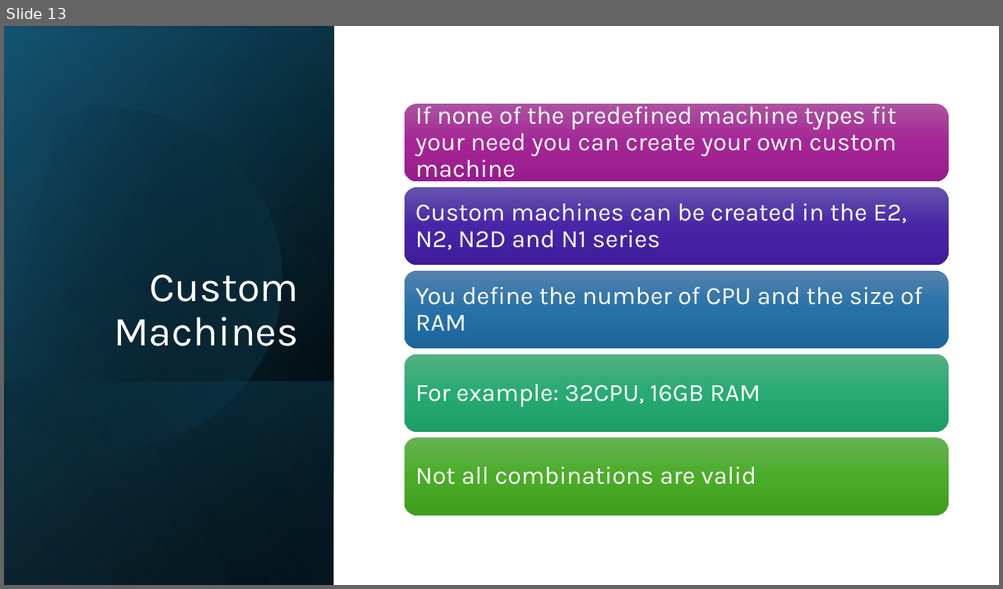
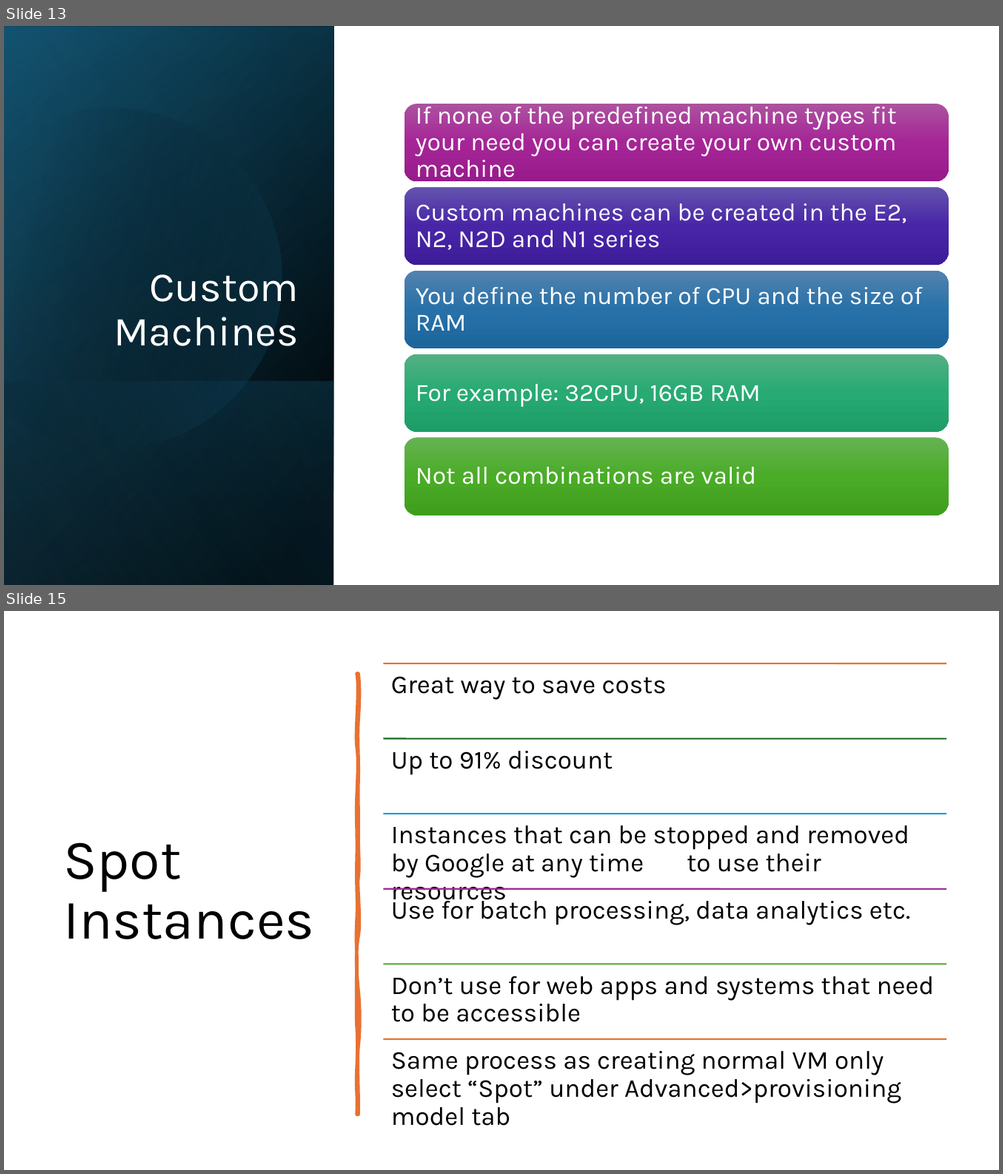
Before and after one commit to lkdrall/GCP-Professional, a slide deck: Module-2 - Project, Compute.pptx. Shown one above the other, each under a label of ours: slide 13 before the commit, slides 13 and 15 after it; the slides between them are not shown. The pictures are 1003x589 and 1003x1174 pixels, drawn with LibreOffice and Linux fonts; fonts in the diff are those of the drawing. Boxes give left, top, right and bottom in pixels: in the first picture for what was removed or moved away, otherwise in the second. Text is boxed around its words. In the diff, an @@ line names an element or a change of style, - is before the commit and + after.

```diff
--- a/Module-2 - Project, Compute.pptx
+++ b/Module-2 - Project, Compute.pptx
@@ slide 15 added at bbox=[4, 611, 999, 1170], background #FFFFFF @@
@@ freeform shape added at bbox=[357, 674, 358, 1116], fill #E97132, outline #E97132 3.25 pt @@
@@ title added at bbox=[63, 843, 315, 940], 54 pt, text #000000 @@
+Spot Instances
@@ group added at bbox=[383, 664, 946, 1126]: 6 lines, 6 texts @@
+Great way to save costs
+Up to 91% discount
+Instances that can be stopped and removed by Google at any time to use their resources
+Use for batch processing, data analytics etc.
+Don’t use for web apps and systems that need to be accessible
+Same process as creating normal VM only select “Spot” under Advanced>provisioning model tab
```
Also in this commit, not shown: 1 slide changed, 9 other slides added, 1 slide removed.
